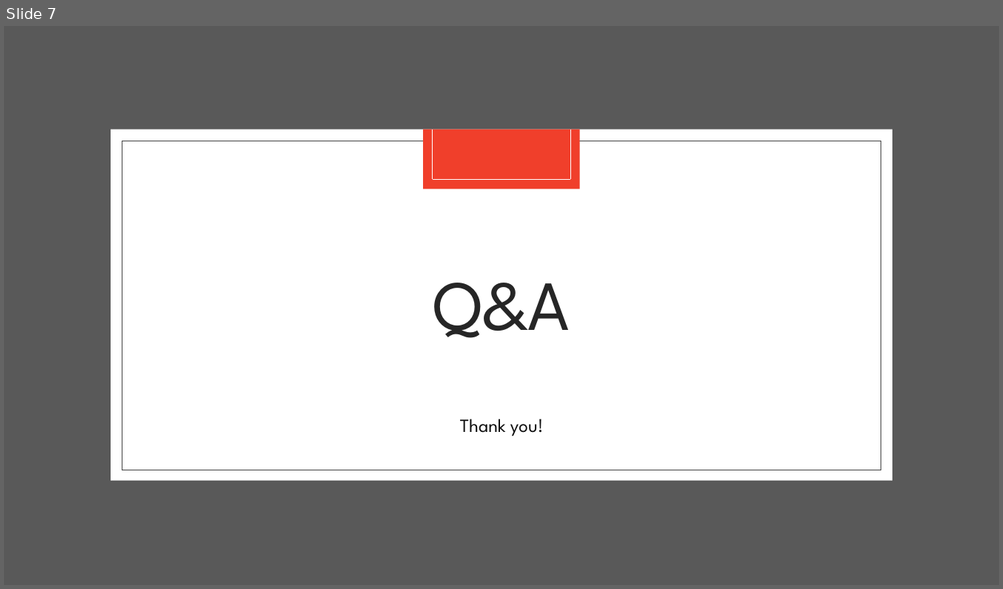
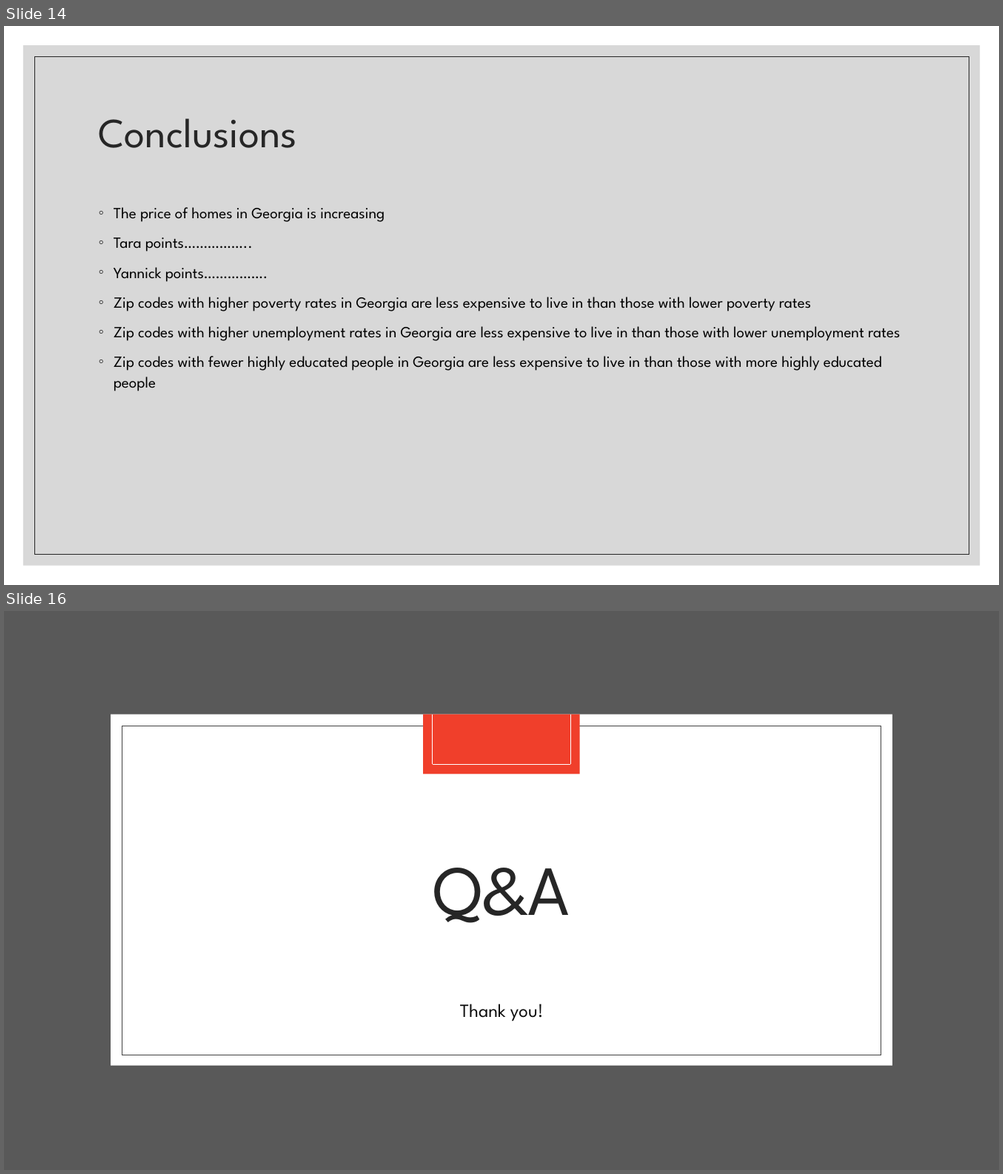
Before and after one commit to yanthedeveloper/Project1, a slide deck: Project 1 Div 101 Updated Slides.pptx. Shown one above the other, each under a label of ours: slide 7 before the commit, slides 14 and 16 after it; the slides between them are not shown. The pictures are 1003x589 and 1003x1174 pixels, drawn with LibreOffice and Linux fonts; fonts in the diff are those of the drawing. Boxes give left, top, right and bottom in pixels: in the first picture for what was removed or moved away, otherwise in the second. Text is boxed around its words. In the diff, an @@ line names an element or a change of style, - is before the commit and + after.

```diff
--- a/Project 1 Div 101 Updated Slides.pptx
+++ b/Project 1 Div 101 Updated Slides.pptx
@@ slide 14 added at (4, 26, 999, 585), background #FFFFFF @@
@@ rectangle added at (23, 45, 980, 566), fill #BFBFBF at 60% opacity @@
@@ rectangle added at (34, 56, 969, 555), outline #262626 0.5 pt @@
@@ title added at (99, 118, 297, 148), 40 pt, text #262626 @@
+Conclusions
@@ text added at (114, 207, 899, 392), 15 pt, text #000000 @@
+◦ The price of homes in Georgia is increasing
+◦ Tara points……………..
+◦ Yannick points…………….
+◦ Zip codes with higher poverty rates in Georgia are less expensive to live in than those with lower poverty rates
+◦ Zip codes with higher unemployment rates in Georgia are less expensive to live in than those with lower unemployment rates
+◦ Zip codes with fewer highly educated people in Georgia are less expensive to live in than those with more highly educated people
@@ what was slide 7 is now slide 16 @@
```
Also in this commit, not shown: 2 slides changed, 15 other slides added, 3 slides removed, 1 other file.
